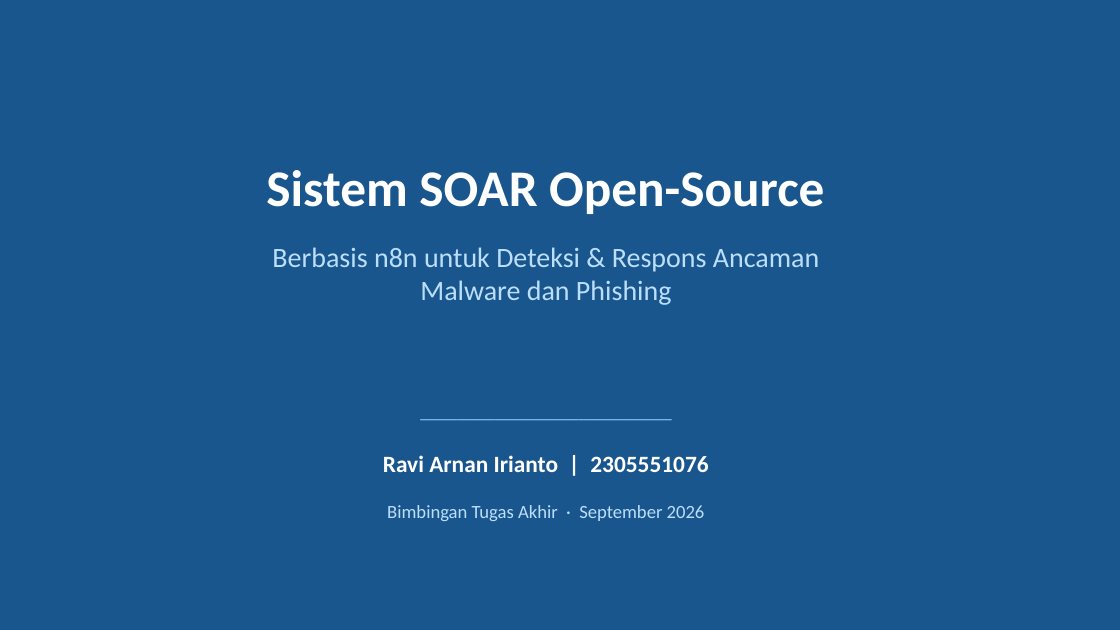
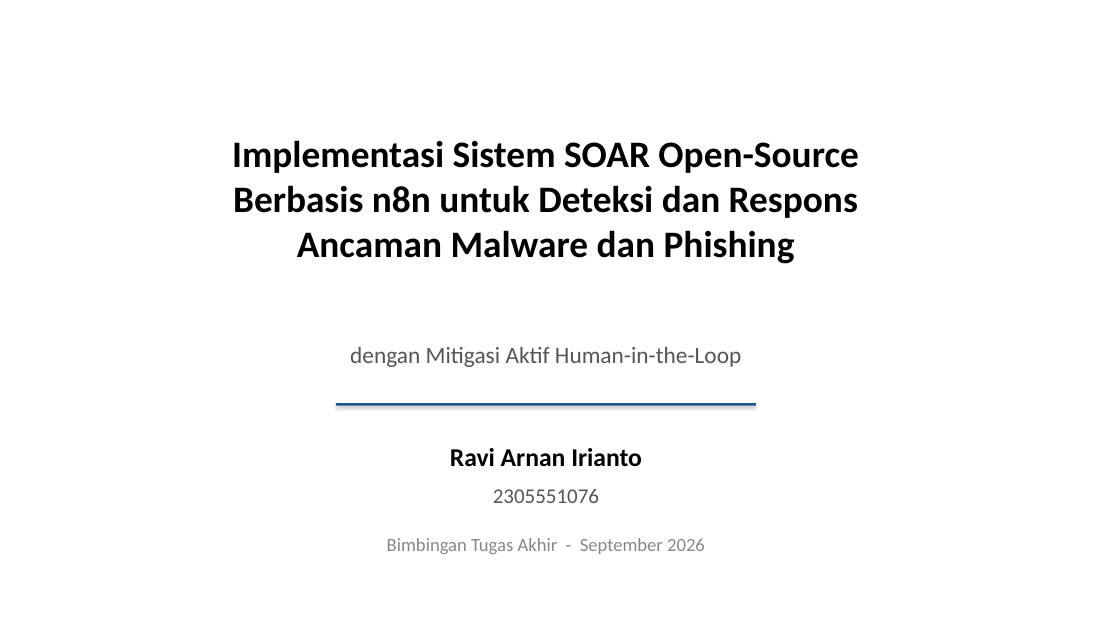
Before and after one commit to ravi-arnan/soar-project, a slide deck: slide 1 of docs/BIMBINGAN-TA-SOAR.pptx. Drawn at 1120x630 pixels with LibreOffice and Linux fonts; fonts in the diff are those of the drawing. Boxes give left, top, right and bottom in pixels: in the first picture for what was removed or moved away, otherwise in the second. Text is boxed around its words. In the diff, an @@ line names an element or a change of style, - is before the commit and + after.

Commit message:
docs: PPT bimbingan v3 — desain sederhana seperti PPT mahasiswa
- Background putih polos (bukan gradient/dark)
- Kotak flow pakai RECTANGLE biasa (bukan rounded neon)
- Tabel standar (bukan card styling)
- Bullet point biasa dengan indentasi
- Warna: hitam + biru tua saja
- Tidak ada emoji, gradient, atau shadow
- Lebih banyak teks, kurang visual berlebihan

```diff
--- a/docs/BIMBINGAN-TA-SOAR.pptx
+++ b/docs/BIMBINGAN-TA-SOAR.pptx
@@ background #1A568E to #FFFFFF @@
@@ text at [232, 140, 858, 264]: text changed; size 44 to 32 pt; text colour #FFFFFF to #000000 @@
-Sistem SOAR Open-Source
+Implementasi Sistem SOAR Open-Source
+Berbasis n8n untuk Deteksi dan Respons
+Ancaman Malware dan Phishing
@@ text at [350, 347, 741, 367]: text changed; size 24 to 20 pt; text colour #BBDEFB to #555555 @@
-Berbasis n8n untuk Deteksi & Respons Ancaman
-Malware dan Phishing
+dengan Mitigasi Aktif Human-in-the-Loop
@@ text in rectangle at [336, 403, 756, 406]: text removed @@
-───────────────────────────
@@ rectangle: place and size @@
-rectangle at [84, 403, 1008, 445]
+rectangle at [336, 403, 756, 406]
@@ rectangle at [336, 403, 756, 406]: fill none to #1A568E; shadow on @@
@@ text at [450, 448, 642, 466]: text changed; size 20 to 22 pt; text colour #FFFFFF to #000000 @@
-Ravi Arnan Irianto | 2305551076
+Ravi Arnan Irianto
@@ text added at [493, 489, 599, 503], 18 pt, text #555555 @@
+2305551076
@@ text at [387, 538, 705, 554]: text changed; text colour #BBDEFB to #888888 @@
-Bimbingan Tugas Akhir · September 2026
+Bimbingan Tugas Akhir - September 2026
```
Also in this commit, not shown: 6 other slides changed, 1 other file.
